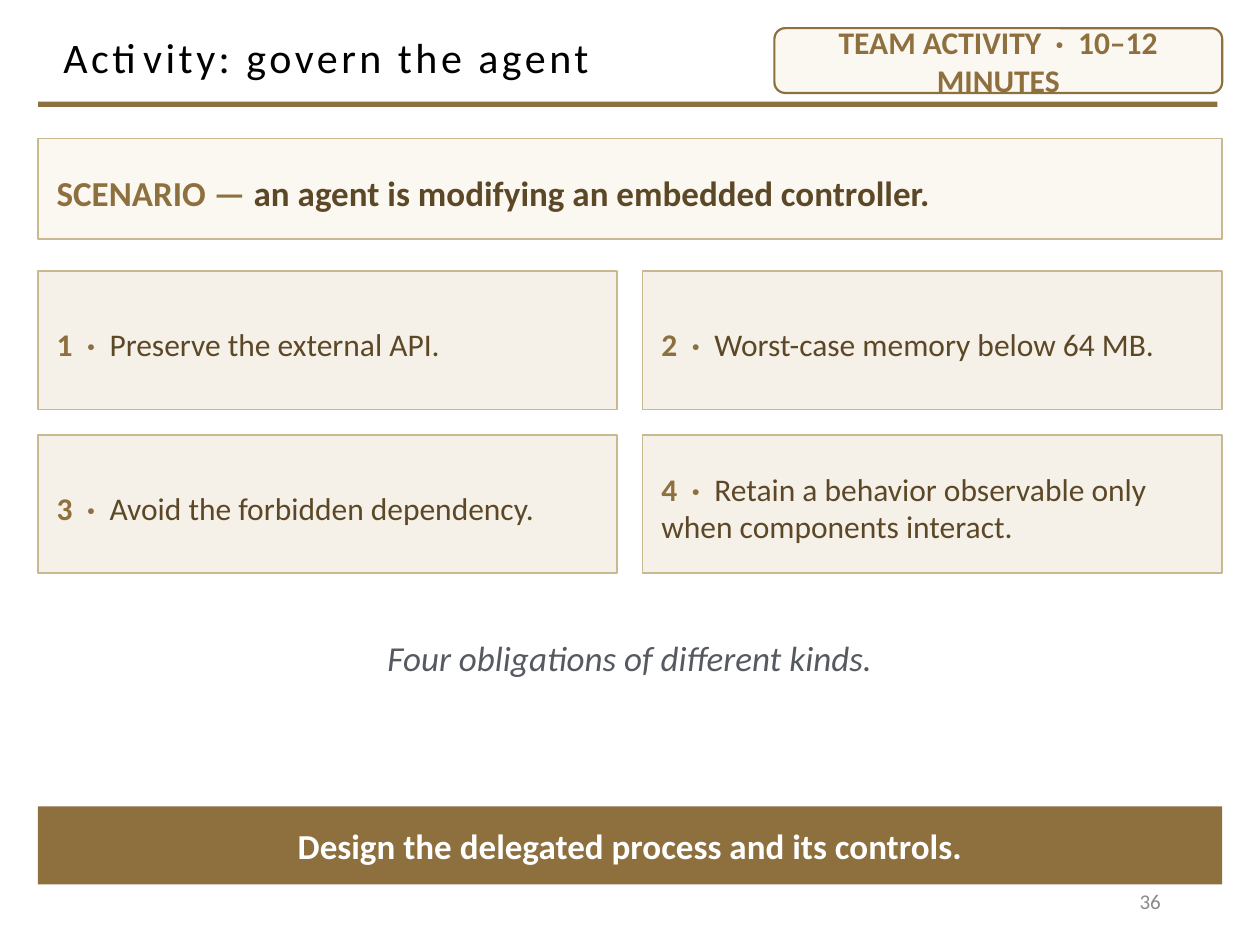
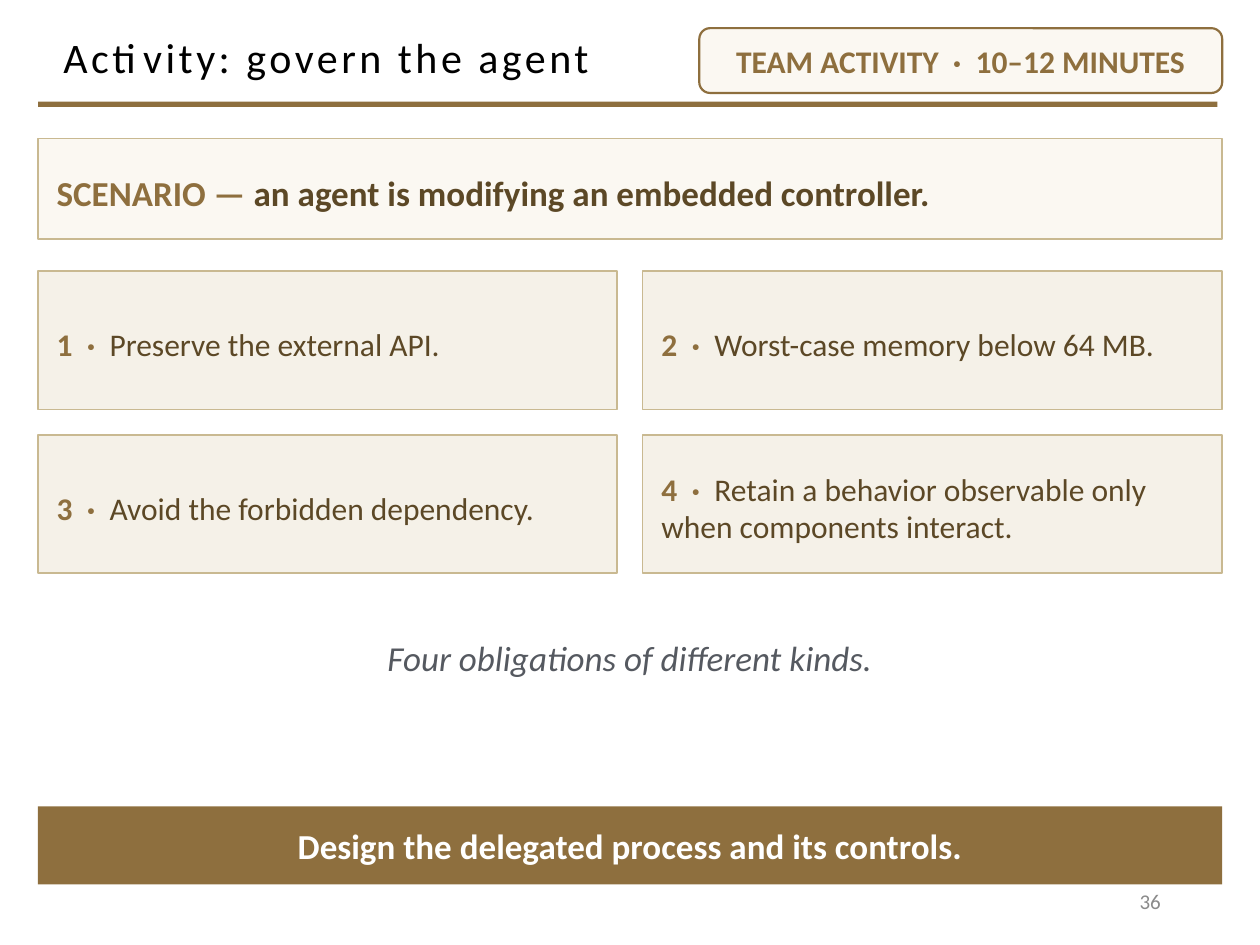
Before and after one commit to davisjam/model-based-agentic-software-engineering, a slide deck: slide 36 of course/lectures/act-2-delegation-and-control/03-alignment/2-3-Alignment.pptx. Drawn at 1260x945 pixels with LibreOffice and Linux fonts; fonts in the diff are those of the drawing; background and template pictures are left out. Boxes give left, top, right and bottom in pixels: in the first picture for what was removed or moved away, otherwise in the second. Text is boxed around its words. In the diff, an @@ line names an element or a change of style, - is before the commit and + after.

Commit message:
deck 2-3 rebuild phase 5: visual-QA fixes (four-roles arrow routing, six-question box, badge width, prompt block, alignment)

```diff
--- a/course/lectures/act-2-delegation-and-control/03-alignment/2-3-Alignment.pptx
+++ b/course/lectures/act-2-delegation-and-control/03-alignment/2-3-Alignment.pptx
@@ rounded rectangle "TEAM ACTIVITY · 10–12 MINUTES": place and size @@
-rounded rectangle "TEAM ACTIVITY · 10–12 MINUTES" at bbox=[775, 28, 1222, 92]
+rounded rectangle "TEAM ACTIVITY · 10–12 MINUTES" at bbox=[699, 28, 1222, 92]
```
Also in this commit, not shown: 5 other slides changed.
